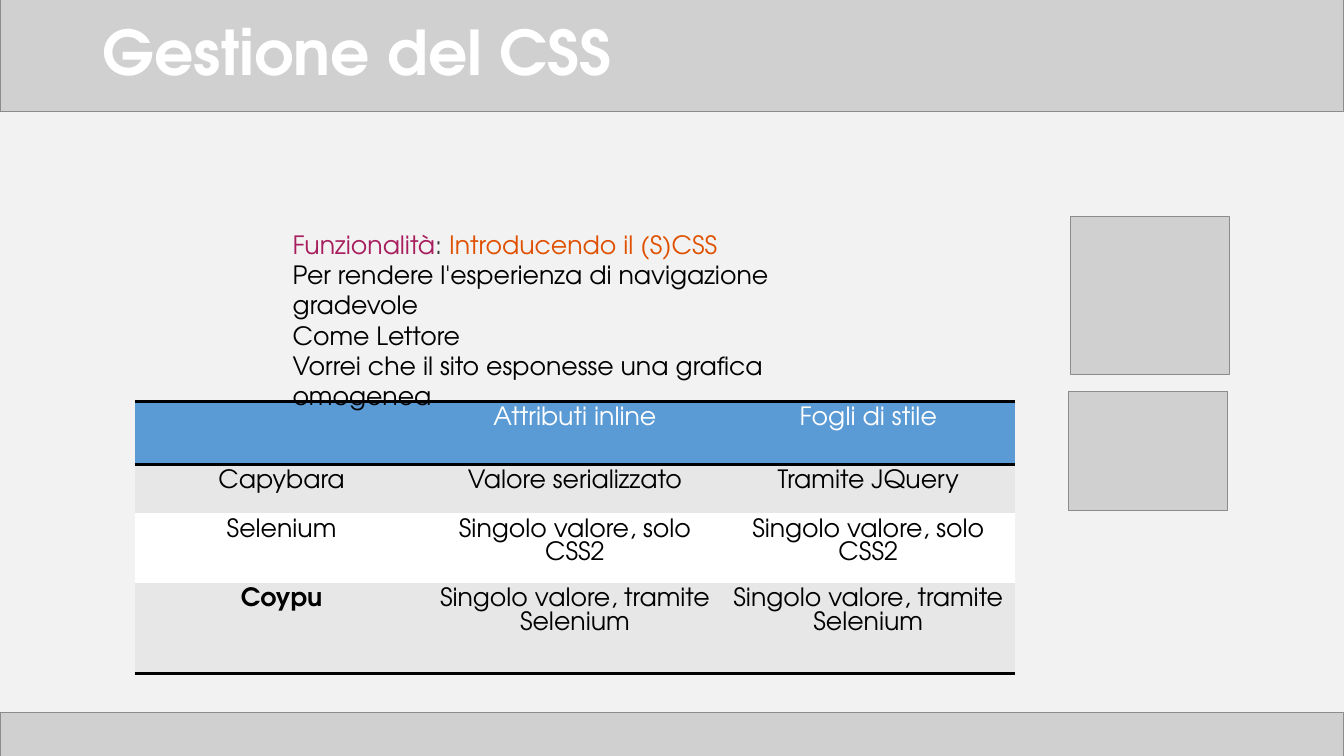
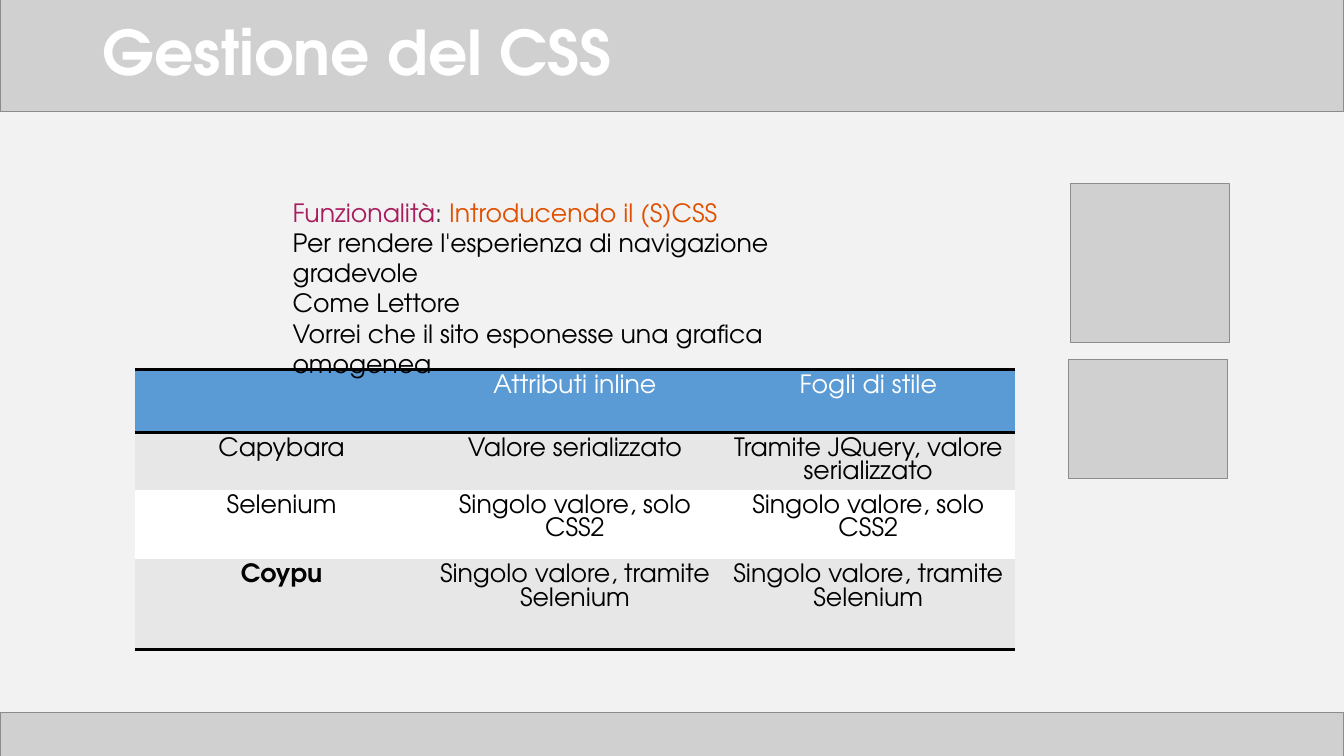
Before and after one commit to TTia/xblog-thesis, a slide deck: slide 18 of Presentazione.pptx. Drawn at 1344x756 pixels with LibreOffice and Linux fonts; fonts in the diff are those of the drawing; grey boxes stand for pictures. Boxes give left, top, right and bottom in pixels: in the first picture for what was removed or moved away, otherwise in the second. Text is boxed around its words. In the diff, an @@ line names an element or a change of style, - is before the commit and + after.

```diff
--- a/Presentazione.pptx
+++ b/Presentazione.pptx
@@ 2 pictures, 1 text: place and size @@
-2 pictures, 1 text at (293,216,1230,511)
+2 pictures, 1 text at (293,184,1230,479)
@@ table at (135,370,1015,664) @@
-row 2, column 3: Tramite JQuery
+row 2, column 3: Tramite JQuery, valore serializzato
@@ table: place and size @@
-table at (135,402,1015,676)
+table at (135,370,1015,664)
```
Also in this commit, not shown: 19 other slides changed, 1 slide added, 1 slide removed, 3 other files.
